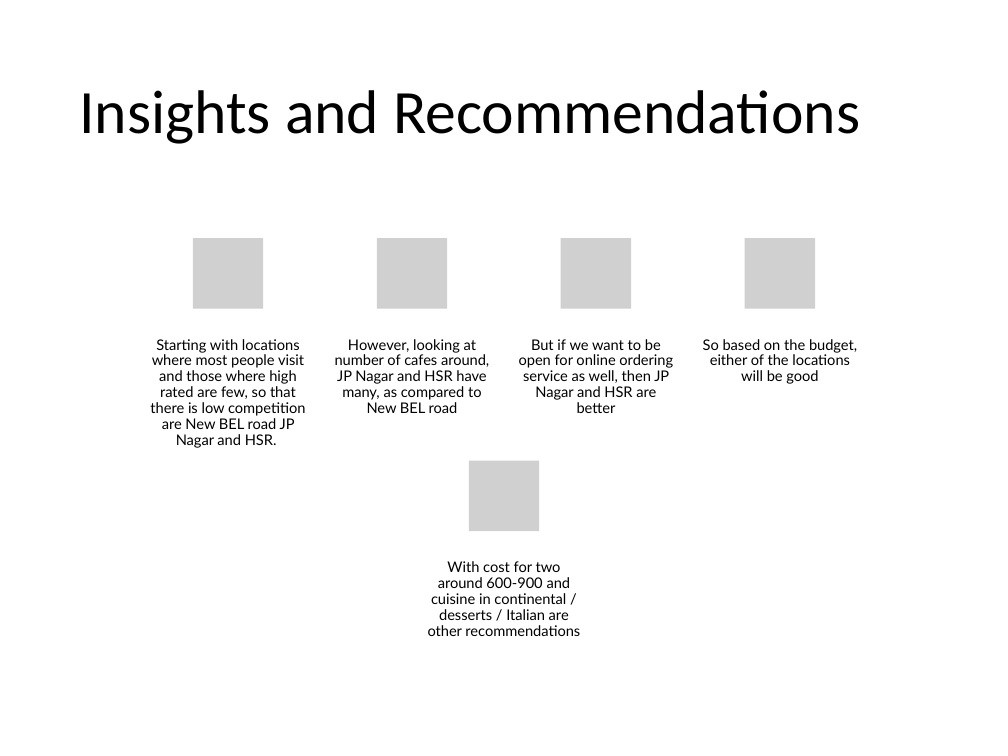
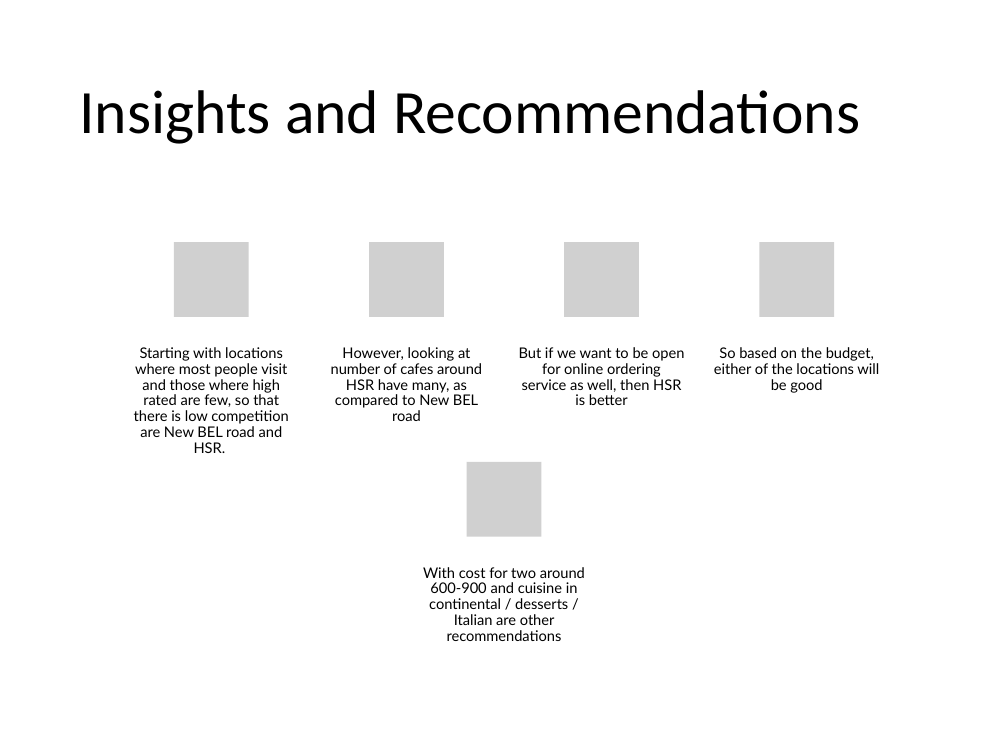
Before and after one commit to Narumanchi/Capstone, a slide deck: slide 8 of Best location to open a Cafe in Bengaluru.pptx (slide 5 before the commit). Drawn at 1008x756 pixels with LibreOffice and Linux fonts; fonts in the diff are those of the drawing; grey boxes stand for pictures. Boxes give left, top, right and bottom in pixels: in the first picture for what was removed or moved away, otherwise in the second. Text is boxed around its words. In the diff, an @@ line names an element or a change of style, - is before the commit and + after.

```diff
--- a/Best location to open a Cafe in Bengaluru.pptx
+++ b/Best location to open a Cafe in Bengaluru.pptx
@@ picture: place and size @@
-picture at bbox=[193, 238, 263, 308]
+picture at bbox=[174, 242, 249, 317]
@@ picture: place and size @@
-picture at bbox=[377, 238, 448, 308]
+picture at bbox=[369, 242, 444, 317]
@@ picture: place and size @@
-picture at bbox=[560, 238, 631, 308]
+picture at bbox=[564, 242, 639, 317]
@@ picture: place and size @@
-picture at bbox=[745, 238, 815, 308]
+picture at bbox=[759, 242, 834, 317]
@@ text at bbox=[134, 347, 288, 453]: text changed @@
-Starting with locations where most people visit and those where high rated are few, so that there is low competition are New BEL road JP Nagar and HSR.
+Starting with locations where most people visit and those where high rated are few, so that there is low competition are New BEL road and HSR.
@@ text at bbox=[331, 347, 482, 421]: text changed @@
-However, looking at number of cafes around, JP Nagar and HSR have many, as compared to New BEL road
+However, looking at number of cafes around HSR have many, as compared to New BEL road
@@ text at bbox=[519, 347, 684, 405]: text changed @@
-But if we want to be open for online ordering service as well, then JP Nagar and HSR are better
+But if we want to be open for online ordering service as well, then HSR is better
@@ text "So based on the budget, ..." rewrapped from bbox=[703, 339, 857, 384] to bbox=[714, 347, 879, 393] @@
@@ picture: place and size @@
-picture at bbox=[469, 461, 539, 531]
+picture at bbox=[467, 462, 541, 536]
@@ text "With cost for two around ..." rewrapped from bbox=[428, 561, 580, 636] to bbox=[423, 567, 585, 641] @@
```
Also in this commit, not shown: 2 other slides changed, 3 slides added.
